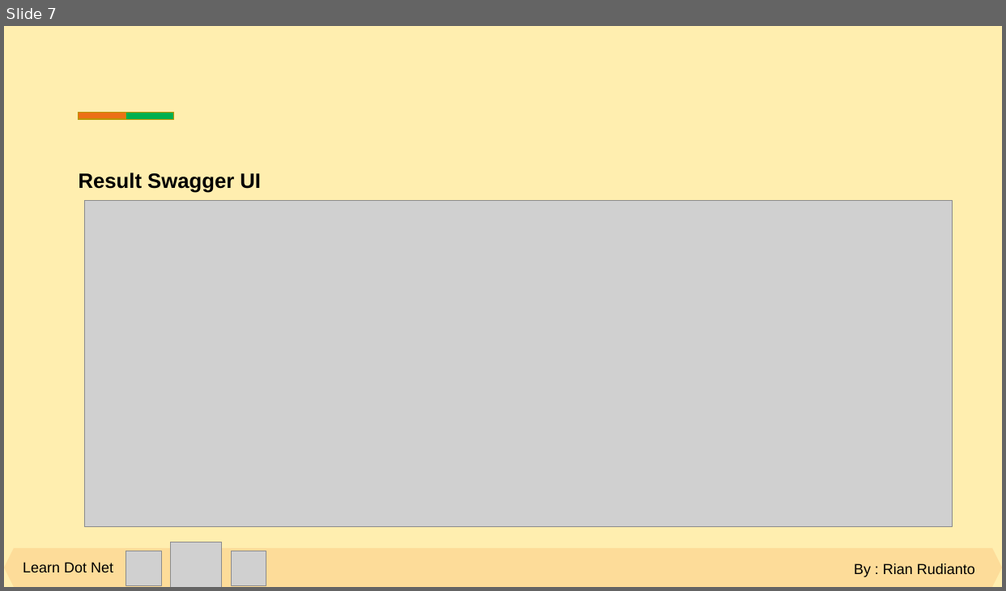
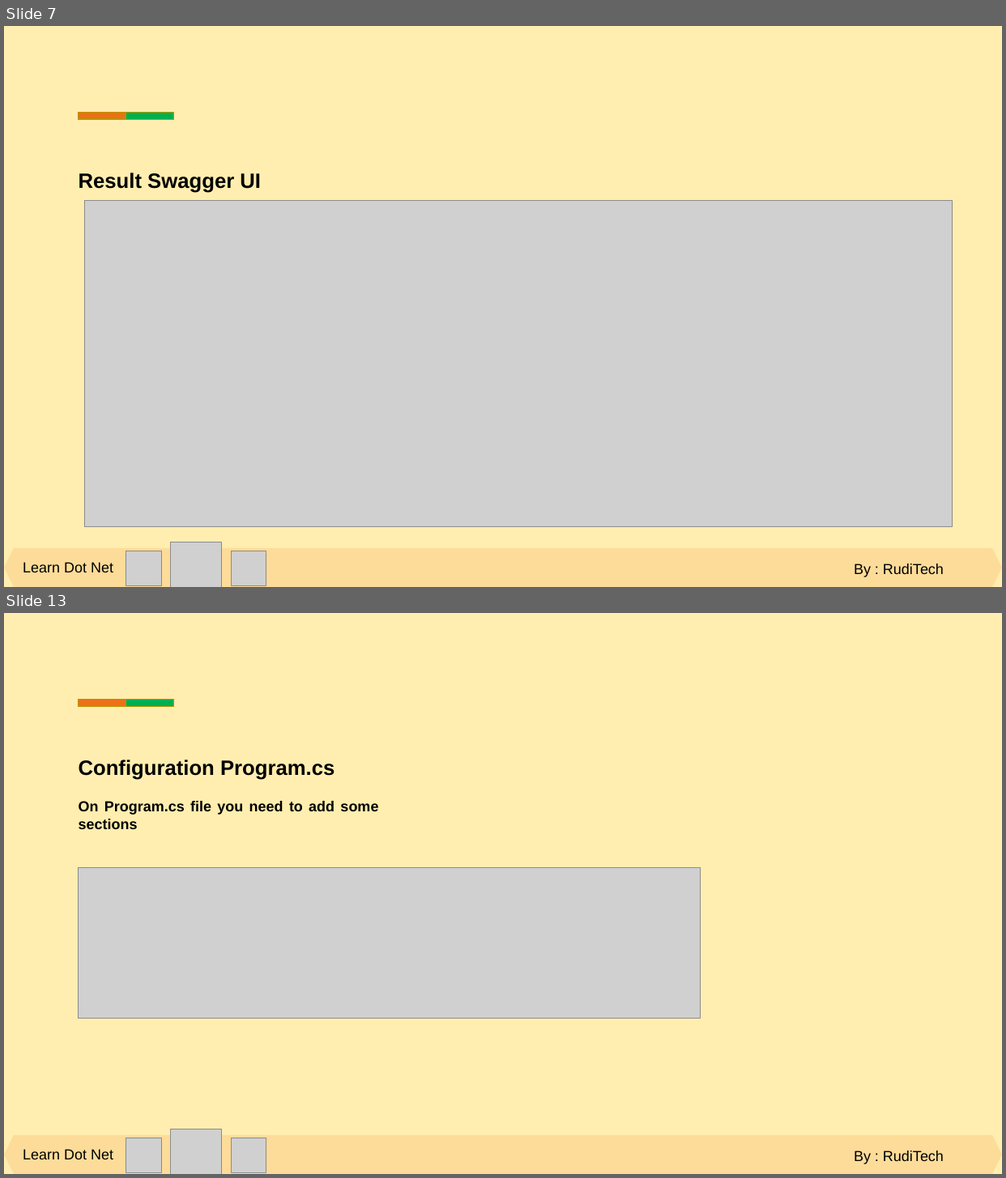
Before and after one commit to rudianto0/belajar-dot-net, a slide deck: Slide Materi.pptx. Shown one above the other, each under a label of ours: slide 7 before the commit, slides 7 and 13 after it; the slides between them are not shown. The pictures are 1006x591 and 1006x1178 pixels, drawn with LibreOffice and Linux fonts; fonts in the diff are those of the drawing; grey boxes stand for pictures. Boxes give left, top, right and bottom in pixels: in the first picture for what was removed or moved away, otherwise in the second. Text is boxed around its words. In the diff, an @@ line names an element or a change of style, - is before the commit and + after.

```diff
--- a/Slide Materi.pptx
+++ b/Slide Materi.pptx
@@ slide 13 added at (x1=4, y1=613, x2=1002, y2=1174), background #FFEEAF @@
@@ rectangle added at (x1=78, y1=699, x2=126, y2=706), fill #EC7016, outline #BD9506 1 pt @@
@@ rectangle added at (x1=126, y1=700, x2=174, y2=707), fill #00B050, outline #BD9506 1 pt @@
@@ text added at (x1=79, y1=760, x2=378, y2=829), 14 pt, text #000000, bold @@
+Configuration Program.cs
+On Program.cs file you need to add some sections
@@ picture added at (x1=78, y1=867, x2=701, y2=1018) @@
@@ hexagon added at (x1=4, y1=1135, x2=1002, y2=1174), fill #FDDC99 @@
@@ picture added at (x1=126, y1=1139, x2=161, y2=1174) @@
@@ picture added at (x1=170, y1=1129, x2=222, y2=1174) @@
@@ picture added at (x1=231, y1=1139, x2=266, y2=1174) @@
@@ text added at (x1=23, y1=1149, x2=113, y2=1160), 14 pt, text #000000 @@
+Learn Dot Net
@@ text added at (x1=854, y1=1151, x2=944, y2=1165), 14 pt, text #000000 @@
+By : RudiTech
@@ slide 7 changed as well @@
@@ text at (x1=854, y1=564, x2=944, y2=578): text changed @@
-By : Rian Rudianto
+By : RudiTech
```
Also in this commit, not shown: 6 other slides changed, 6 other slides added.
